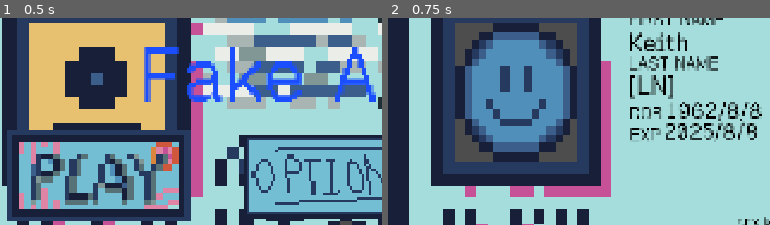
Above: before the commit, frames 1-2 (left to right).
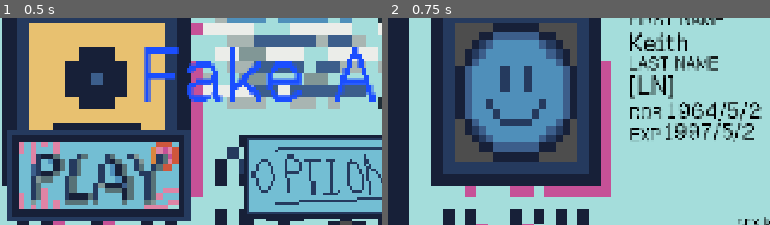
Above: after the commit, the same moments.

Repository: itstntcraft123/fake-an-id
Game: Godot game, scene res://scenes/main_menu.tscn
Two runs of this game, one before a commit and one after it. Both use one fixed random seed, a clock stepped at 60 frames per second and the inputs below.
Inputs:
- Up to frame 1 (0.5 s): no input
- Up to frame 2 (0.75 s): click "[color=#ffffff00]> [/color][c…" at 0.5 s
The pictures show only the part of the screen within x 7-57%, y 34-84%; the shares and areas given below are measured in that part.

Frame 1 is identical in both runs. In frame 2, 1.8% of the frame differs, in the area x 72-98%, y 40-60%.

Commit message:
make class dependent on age < 18s can only be D

Diff:
--- a/scripts/game.gd
+++ b/scripts/game.gd
@@ -4,9 +4,10 @@
 
 func _ready() -> void:
 	var gender := Utils.random_gender()
-	var dob := Utils.random_dob()
+	var age := Utils.random_age()
+	var dob := Utils.random_dob(age)
 
-	$UI/Control/DriversClassLabel/DriversClass.text = Utils.random_class()
+	$UI/Control/DriversClassLabel/DriversClass.text = Utils.random_class(age)
 
 	$UI/Control/FirstNameLabel/FirstName.text = Utils.random_first_name(gender)
 
--- a/scripts/utils.gd
+++ b/scripts/utils.gd
@@ -6,6 +6,7 @@
 	rng.randomize()
 
 func random_first_name(gender: String) -> String:
+	# data from archive.ics.uci.edu/dataset/591/gender+by+name
 	var data = read_data("names.json")
 
 	match gender:
@@ -26,10 +27,12 @@
 	return str(randi_range(1000, 9999)) + " " + random(street) + "\n" + \
 		random(city) + ", " + random(state) + str(randi_range(1000, 9999))
 
-func random_dob() -> Dictionary:
+func random_age() -> int:
 	# age group data from www.fhwa.dot.gov/policyinformation/statistics/2023/dl20.cfm
 	var age_group: Dictionary = nested_weighted_random(read_data("age_groups.json"))
-	var age: int = randi_range(age_group["min"], age_group["max"])
+	return randi_range(age_group["min"], age_group["max"])
+
+func random_dob(age: int) -> Dictionary:
 	var current_date = get_date()
 	var max_date = current_date.duplicate()
 	max_date["year"] -= age
@@ -68,13 +71,13 @@
 	date["year"] = year
 	return date_is_larger(get_date(), date)
 
-func random_class() -> String:
+func random_class(age: int) -> String:
 	return weighted_random({
 		"D": 0.7,
 		"C": 0.15, # (commercial C, not non-commerical)
 		"B": 0.075,
 		"A": 0.075
-	})
+	}) if age >= 18 else "D"
 
 func random_restr(id_class: String) -> String:
 	var data = {
